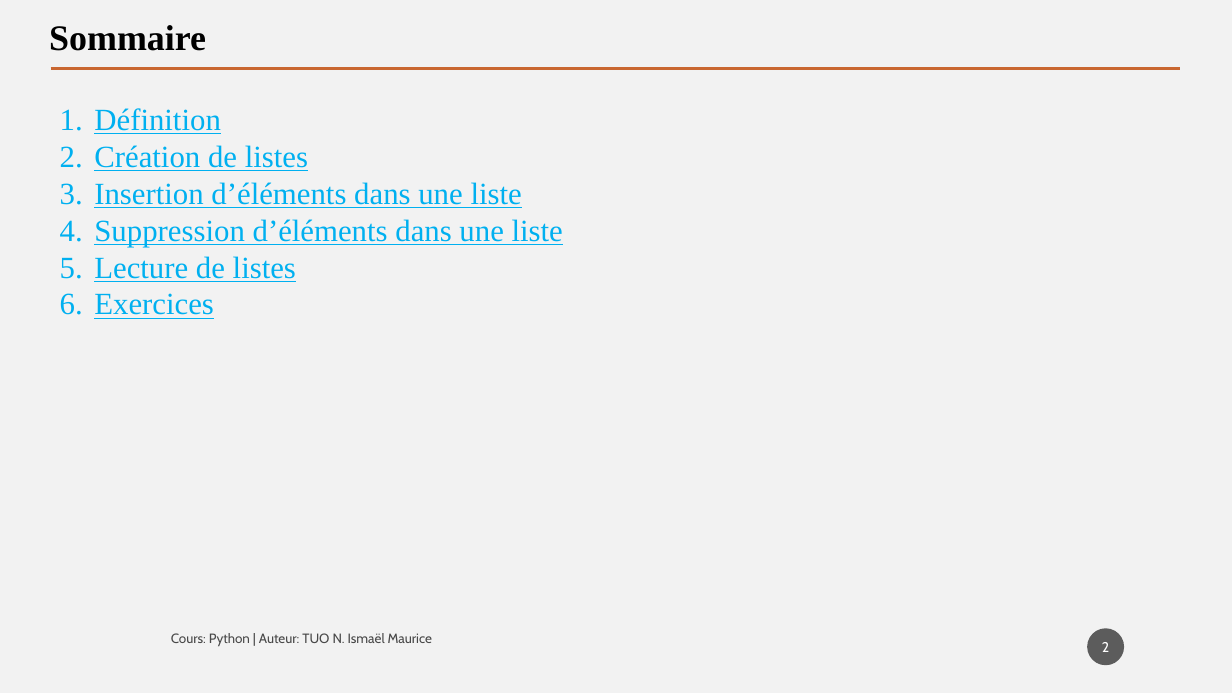
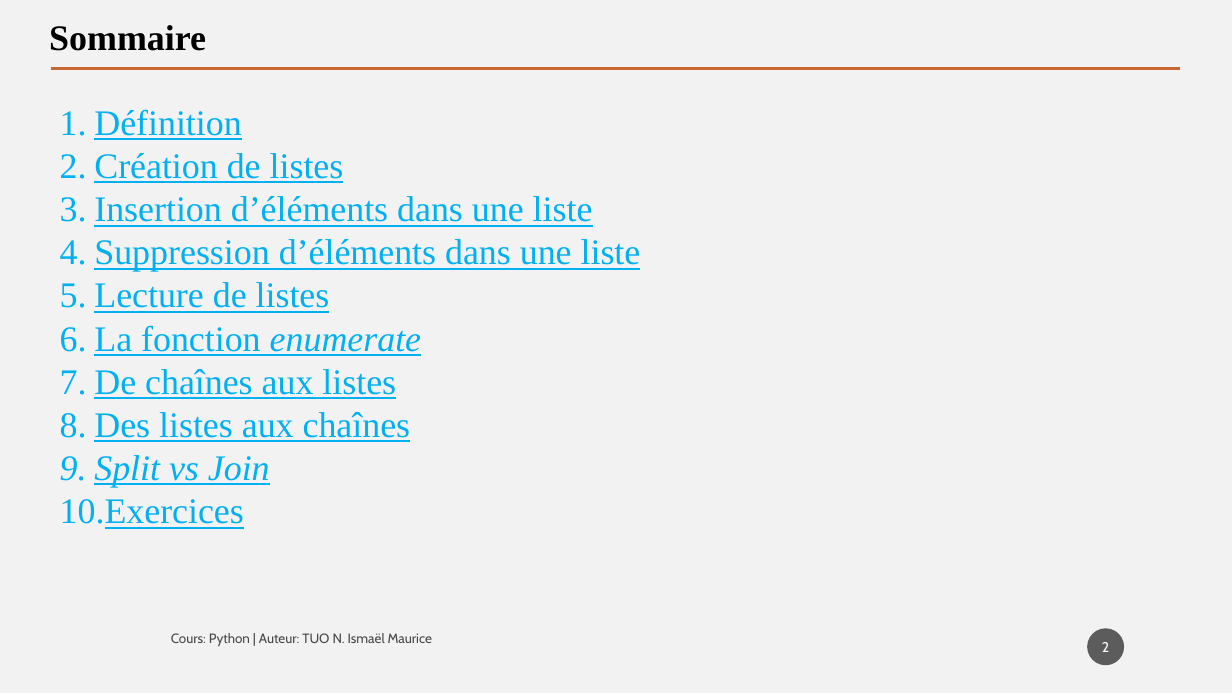
Before and after one commit to tisma95/cours-python, a slide deck: slide 2 of source/Chapitre 9 - Les listes.pptx. Drawn at 1232x693 pixels with LibreOffice and Linux fonts; fonts in the diff are those of the drawing. Boxes give left, top, right and bottom in pixels: in the first picture for what was removed or moved away, otherwise in the second. Text is boxed around its words. In the diff, an @@ line names an element or a change of style, - is before the commit and + after.

Commit message:
Feat(chp9): Chapitre sur les listes
Ajout des operations sur enumerate, boucle for et passage de chaine à liste

```diff
--- a/source/Chapitre 9 - Les listes.pptx
+++ b/source/Chapitre 9 - Les listes.pptx
@@ text at (60, 109, 641, 529): size 24 to 28 pt in "Définition", "Création de listes", "Insertion d’éléments dans une liste", "Suppression d’éléments dans une liste" and 2 more places @@
@@ text at (94, 325, 421, 487): paragraphs added @@
+6. La fonction enumerate
+7. De chaînes aux listes
+8. Des listes aux chaînes
+9. Split vs Join
```
Also in this commit, not shown: 11 other slides changed, 2 slides added, 3 other files.
